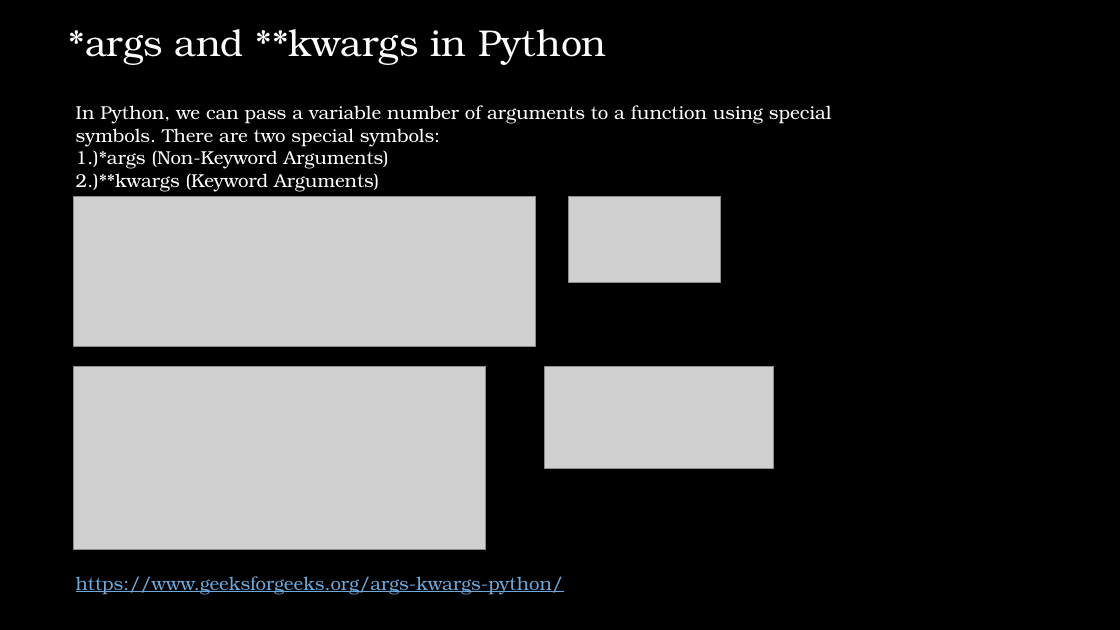
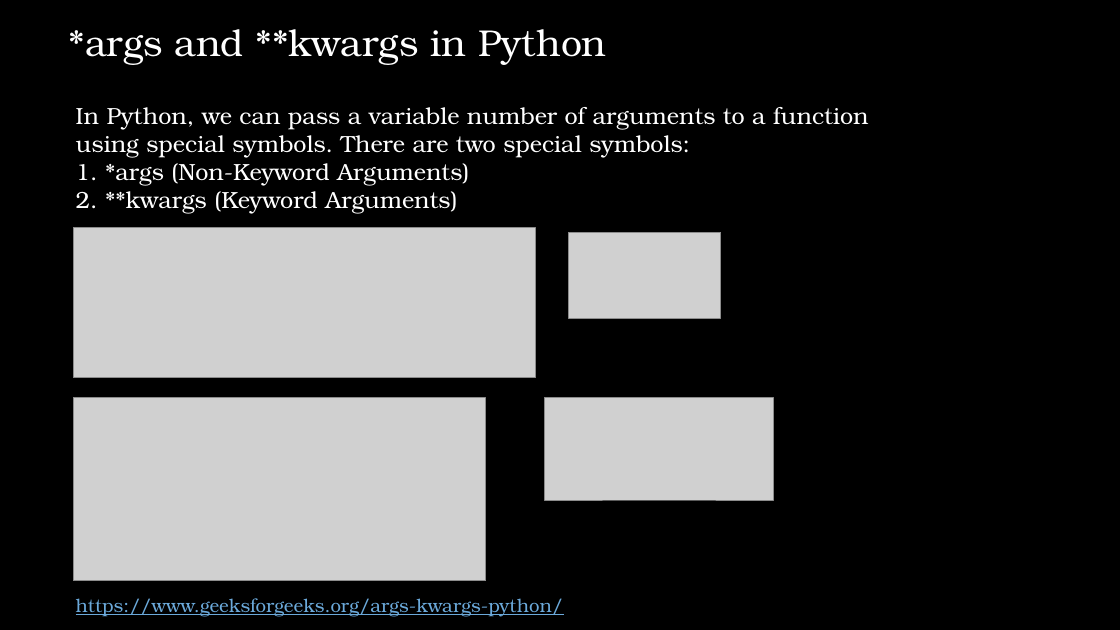
Before and after one commit to IlanSimchon/OOP_2023_Ariel, a slide deck: slide 23 of TA 6/advanced python.pptx. Drawn at 1120x630 pixels with LibreOffice and Linux fonts; fonts in the diff are those of the drawing; grey boxes stand for pictures; background and template pictures are left out. Boxes give left, top, right and bottom in pixels: in the first picture for what was removed or moved away, otherwise in the second. Text is boxed around its words. In the diff, an @@ line names an element or a change of style, - is before the commit and + after.

```diff
--- a/TA 6/advanced python.pptx
+++ b/TA 6/advanced python.pptx
@@ text at (x1=76, y1=107, x2=868, y2=158): size 16 to 20 pt in "In Python, we can pass a variable ..." @@
@@ text at (x1=76, y1=163, x2=469, y2=214): text changed; size 16 to 20 pt @@
-1.)*args (Non-Keyword Arguments)
-2.)**kwargs (Keyword Arguments)
+1. *args (Non-Keyword Arguments)
+2. **kwargs (Keyword Arguments)
@@ picture moved from (x1=569, y1=197, x2=721, y2=283) to (x1=569, y1=232, x2=721, y2=318) @@
@@ 3 pictures moved together from (x1=73, y1=197, x2=775, y2=549) to (x1=73, y1=228, x2=775, y2=581) @@
```
Also in this commit, not shown: 25 other slides changed, 3 slides added, 4 slides removed.
